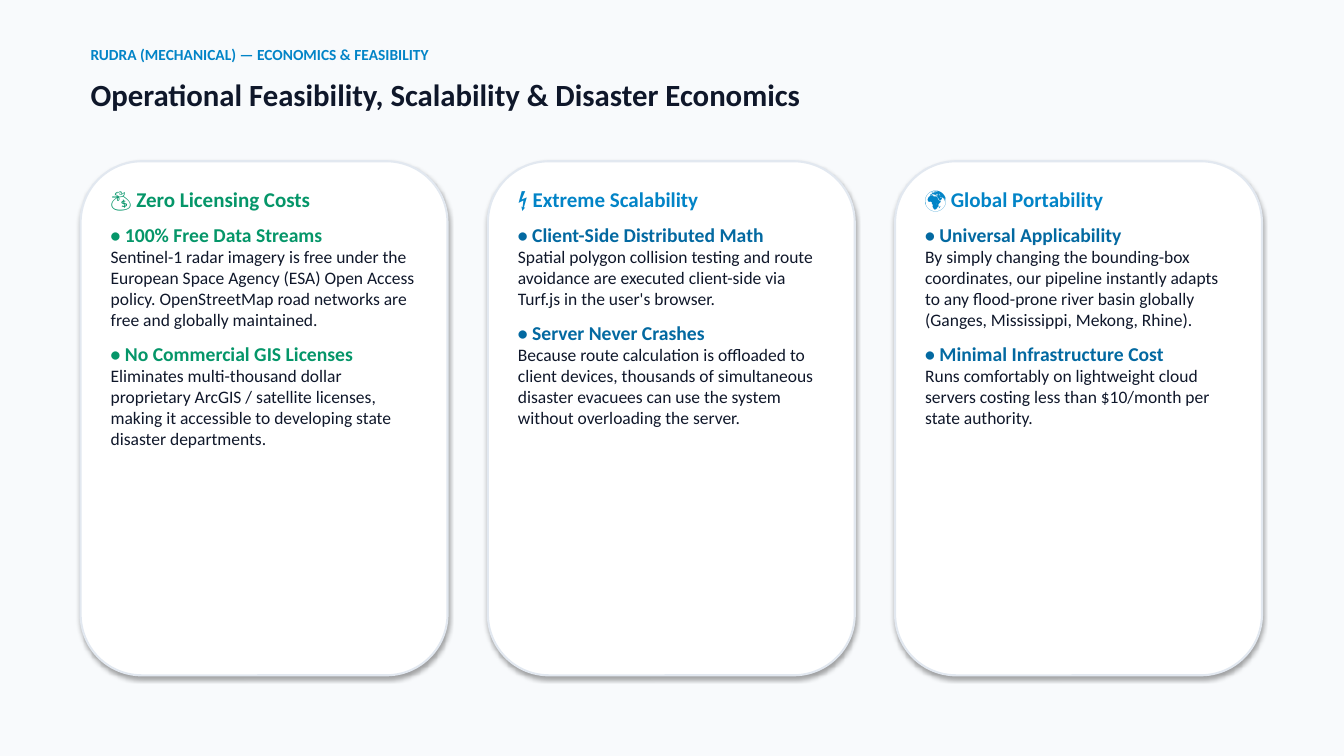
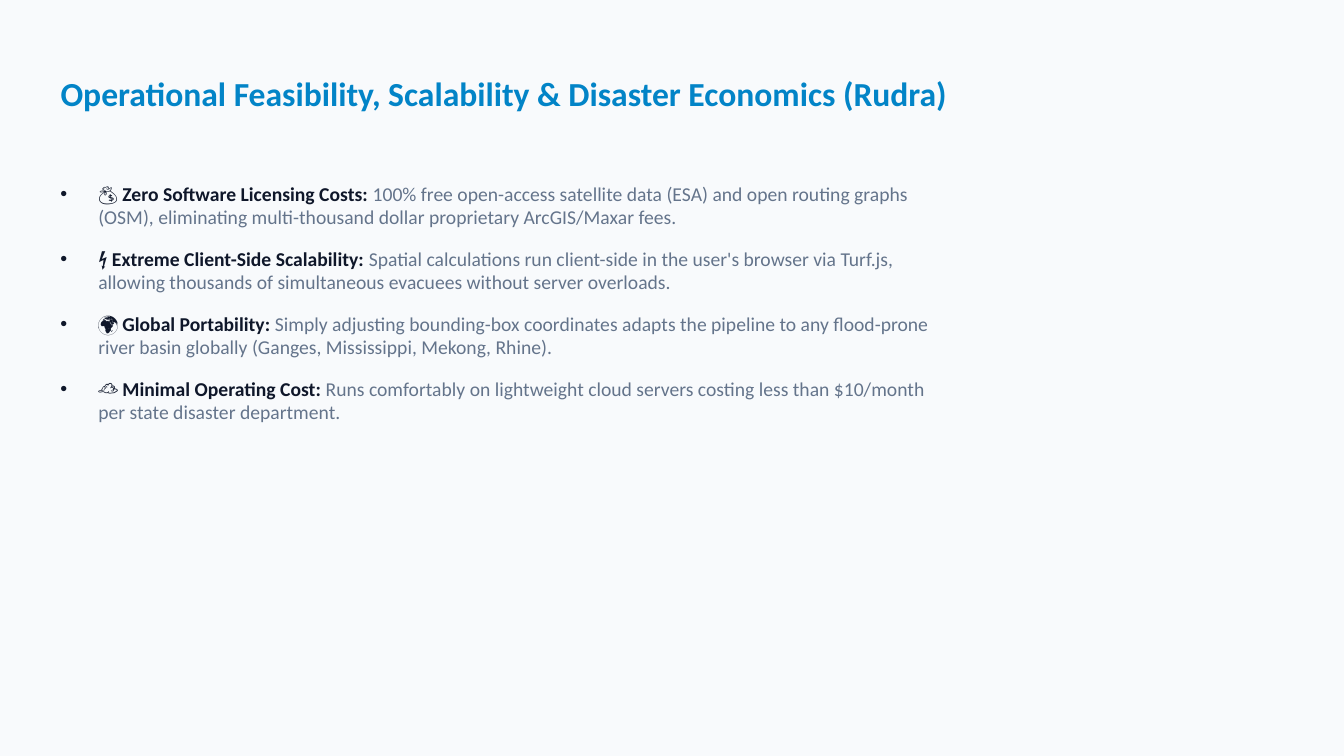
Before and after one commit to nishtha1111/flood_risk_monitor, a slide deck: slide 11 of Satellite_Flood_Risk_Monitor_Presentation.pptx. Drawn at 1344x756 pixels with LibreOffice and Linux fonts; fonts in the diff are those of the drawing. Boxes give left, top, right and bottom in pixels: in the first picture for what was removed or moved away, otherwise in the second. Text is boxed around its words. In the diff, an @@ line names an element or a change of style, - is before the commit and + after.

```diff
--- a/Satellite_Flood_Risk_Monitor_Presentation.pptx
+++ b/Satellite_Flood_Risk_Monitor_Presentation.pptx
@@ title "Operational Feasibility, Scalability & Disaster ..." at box(61, 81, 947, 112): vertical alignment top to middle @@
@@ text removed at box(91, 49, 428, 62) @@
-RUDRA (MECHANICAL) — ECONOMICS & FEASIBILITY
@@ title at box(61, 81, 947, 112): text changed; size 22 to 24 pt; text colour #0F172A to #0284C7 @@
-Operational Feasibility, Scalability & Disaster Economics
+Operational Feasibility, Scalability & Disaster Economics (Rudra)
@@ rounded rectangle removed at box(81, 161, 448, 676) @@
@@ rounded rectangle removed at box(488, 161, 855, 676) @@
@@ rounded rectangle removed at box(895, 161, 1262, 676) @@
@@ text added at box(98, 187, 928, 422), 14 pt, text #64748B @@
+• 💰 Zero Software Licensing Costs: 100% free open-access satellite data (ESA) and open routing graphs (OSM), eliminating multi-thousand dollar proprietary ArcGIS/Maxar fees.
+• ⚡ Extreme Client-Side Scalability: Spatial calculations run client-side in the user's browser via Turf.js, allowing thousands of simultaneous evacuees without server overloads.
+• 🌍 Global Portability: Simply adjusting bounding-box coordinates adapts the pipeline to any flood-prone river basin globally (Ganges, Mississippi, Mekong, Rhine).
+• ☁️ Minimal Operating Cost: Runs comfortably on lightweight cloud servers costing less than $10/month per state disaster department.
@@ text removed at box(111, 192, 414, 448) @@
-💰 Zero Licensing Costs
-• 100% Free Data Streams
-Sentinel-1 radar imagery is free under the European Space Agency (ESA) Open Access policy. OpenStreetMap road networks are free and globally maintained.
-• No Commercial GIS Licenses
-Eliminates multi-thousand dollar proprietary ArcGIS / satellite licenses, making it accessible to developing state disaster departments.
@@ text removed at box(518, 192, 813, 427) @@
-⚡ Extreme Scalability
-• Client-Side Distributed Math
-Spatial polygon collision testing and route avoidance are executed client-side via Turf.js in the user's browser.
-• Server Never Crashes
-Because route calculation is offloaded to client devices, thousands of simultaneous disaster evacuees can use the system without overloading the server.
@@ text removed at box(925, 192, 1219, 427) @@
-🌍 Global Portability
-• Universal Applicability
-By simply changing the bounding-box coordinates, our pipeline instantly adapts to any flood-prone river basin globally (Ganges, Mississippi, Mekong, Rhine).
-• Minimal Infrastructure Cost
-Runs comfortably on lightweight cloud servers costing less than $10/month per state authority.
```
Also in this commit, not shown: 10 other slides changed, 1 slide added, 1 slide removed, 4 other files.
